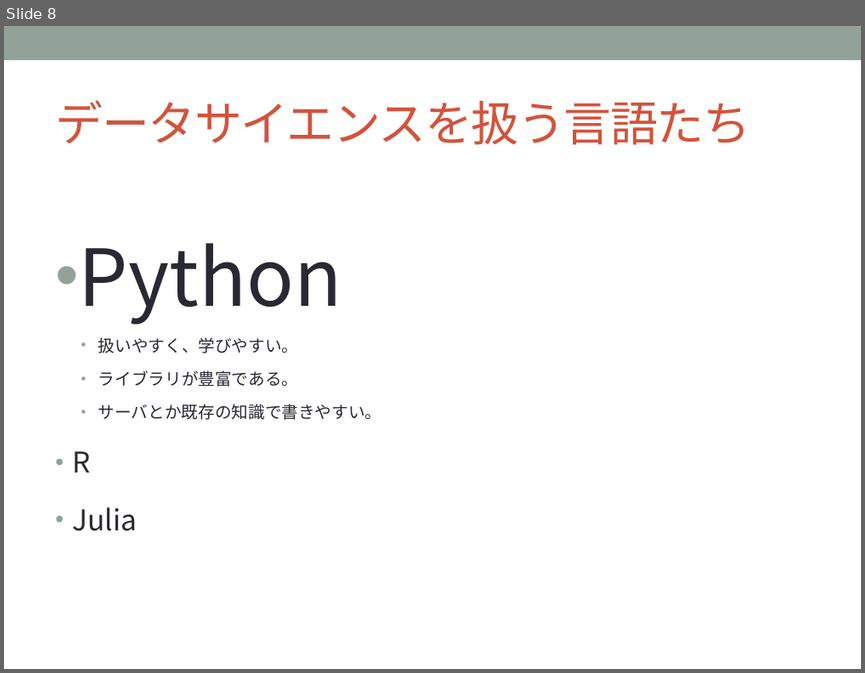
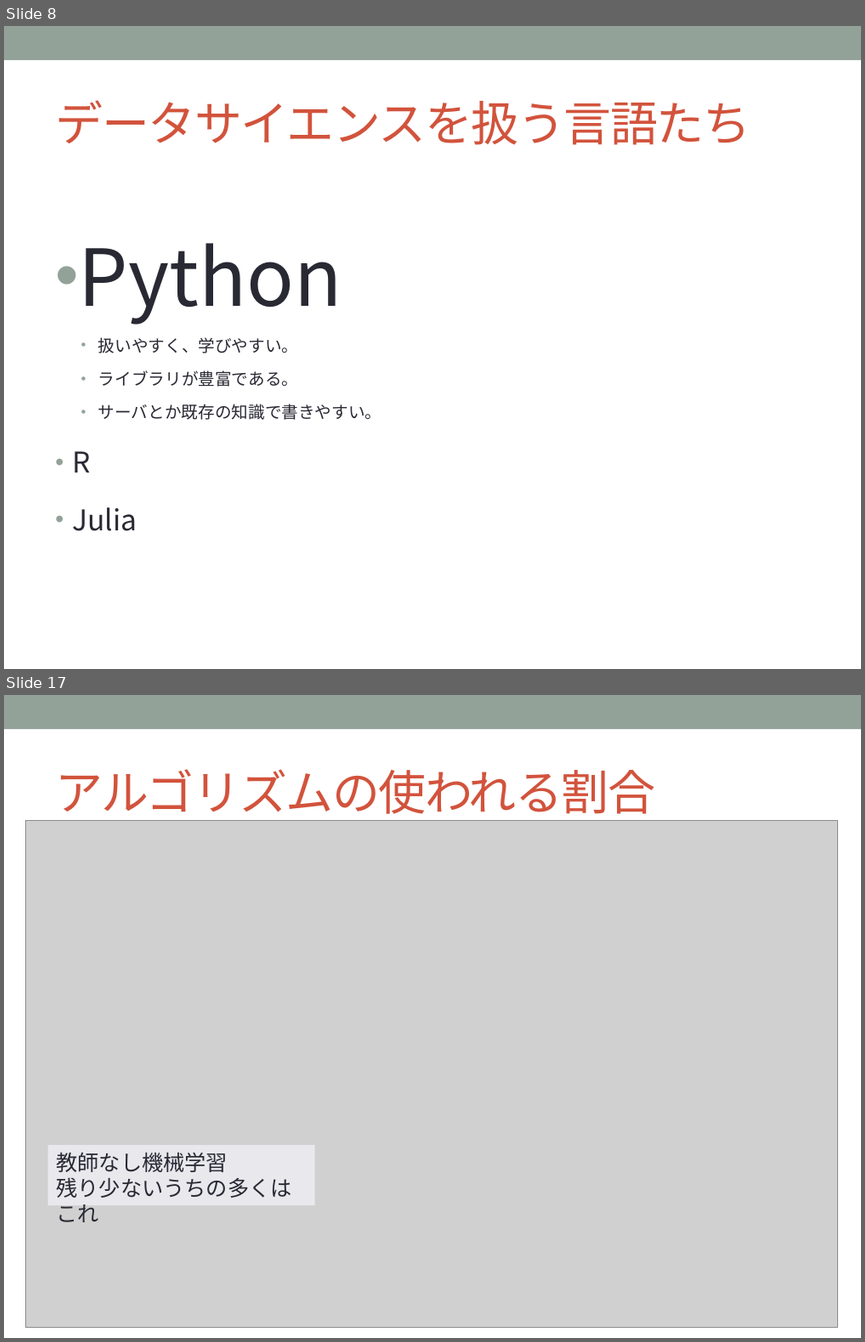
Before and after one commit to sakapun/nds51, a slide deck: 入門系の本を一冊も読まず.pptx. Shown one above the other, each under a label of ours: slide 8 before the commit, slides 8 and 17 after it; the slides between them are not shown. The pictures are 865x673 and 865x1342 pixels, drawn with LibreOffice and Linux fonts; fonts in the diff are those of the drawing; grey boxes stand for pictures. Boxes give left, top, right and bottom in pixels: in the first picture for what was removed or moved away, otherwise in the second. Text is boxed around its words. In the diff, an @@ line names an element or a change of style, - is before the commit and + after.

```diff
--- a/入門系の本を一冊も読まず.pptx
+++ b/入門系の本を一冊も読まず.pptx
@@ slide 17 added at (x1=4, y1=695, x2=861, y2=1338), background #FFFFFF; not listed: 1 template element that a slide beside it also shows @@
@@ title added at (x1=55, y1=769, x2=655, y2=823), 40 pt, text #D2533C @@
+アルゴリズムの使われる割合
@@ picture added at (x1=25, y1=821, x2=837, y2=1327) @@
@@ rectangle added at (x1=47, y1=1145, x2=315, y2=1206), fill #E8E8ED, 18 pt, text #292934 @@
+教師なし機械学習
+残り少ないうちの多くはこれ
```
Also in this commit, not shown: 7 slides changed, 6 other slides added, 1 other file.
